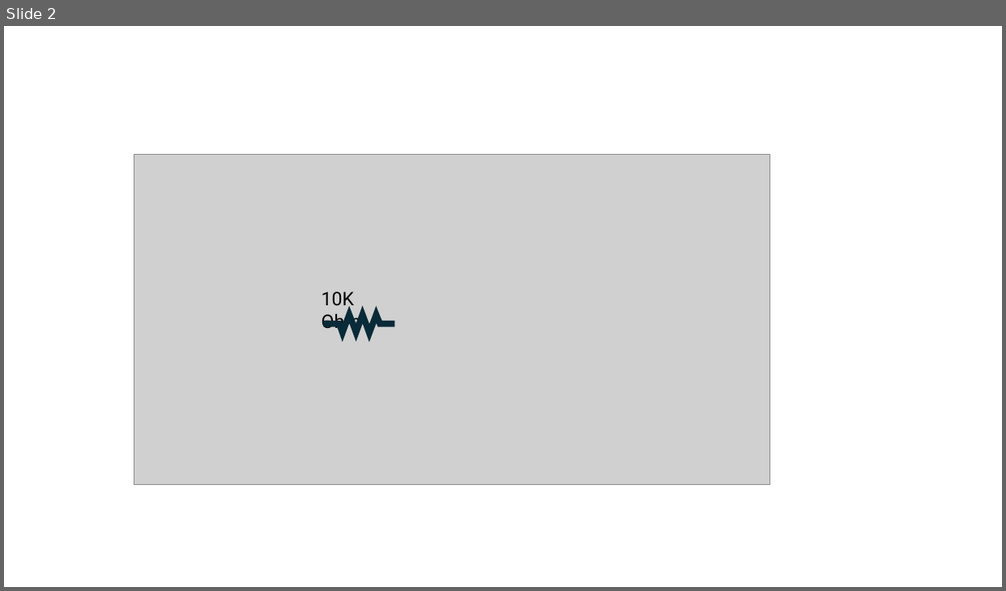
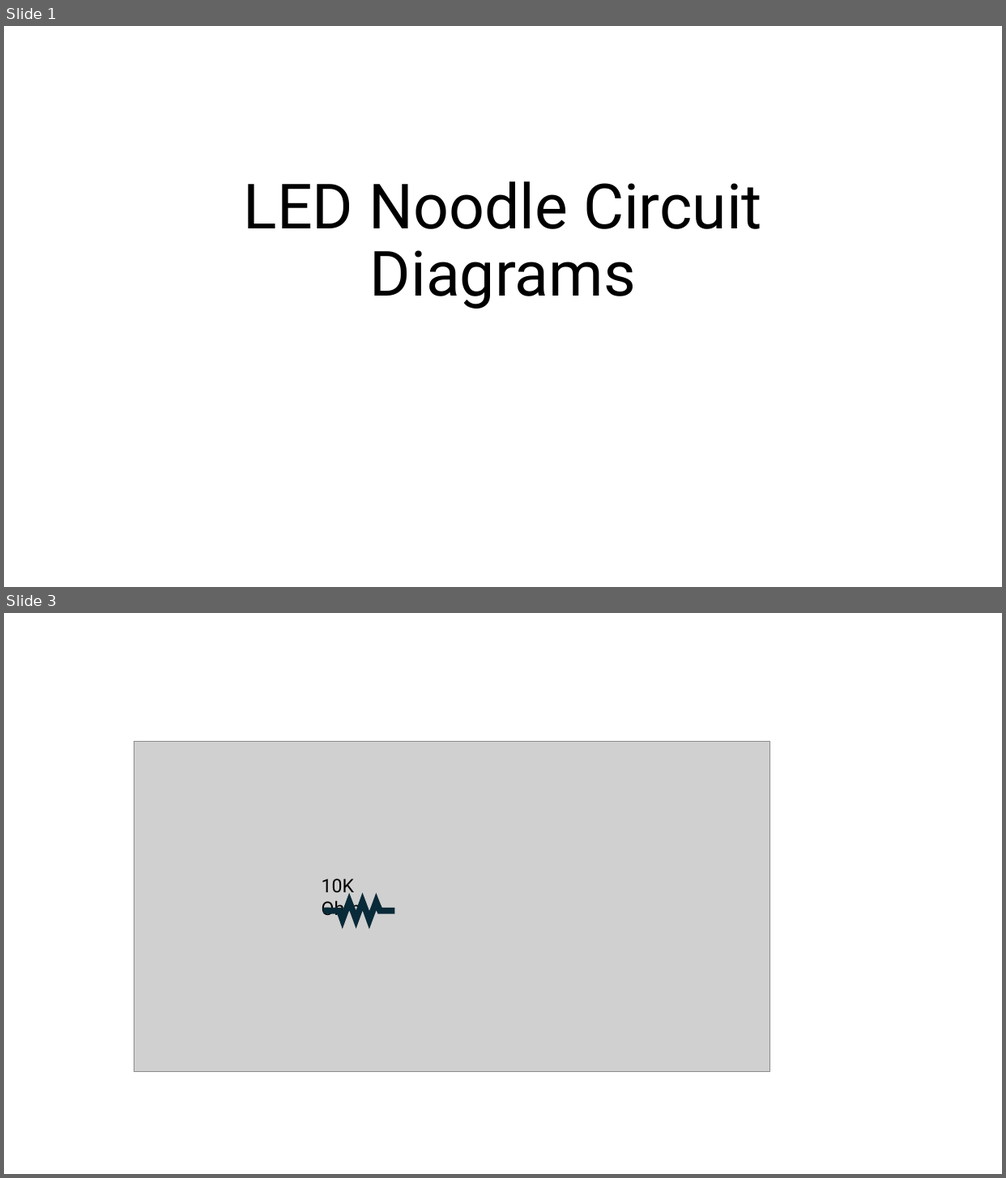
Before and after one commit to dmccreary/moving-rainbow, a slide deck: slides/Circuit-Diagrams.pptx. Shown one above the other, each under a label of ours: slide 2 before the commit, slides 1 and 3 after it; the slides between them are not shown. The pictures are 1006x591 and 1006x1178 pixels, drawn with LibreOffice and Linux fonts; fonts in the diff are those of the drawing; grey boxes stand for pictures. Boxes give left, top, right and bottom in pixels: in the first picture for what was removed or moved away, otherwise in the second. Text is boxed around its words. In the diff, an @@ line names an element or a change of style, - is before the commit and + after.

```diff
--- a/slides/Circuit-Diagrams.pptx
+++ b/slides/Circuit-Diagrams.pptx
@@ slide 1 added at [4, 26, 1002, 587], background #FFFFFF @@
@@ title added at [244, 182, 762, 309], 60 pt, text #000000 @@
+LED Noodle Circuit Diagrams
@@ what was slide 2 is now slide 3 @@
```
Also in this commit, not shown: 2 slides changed, 1 other slide added, 8 other files.
